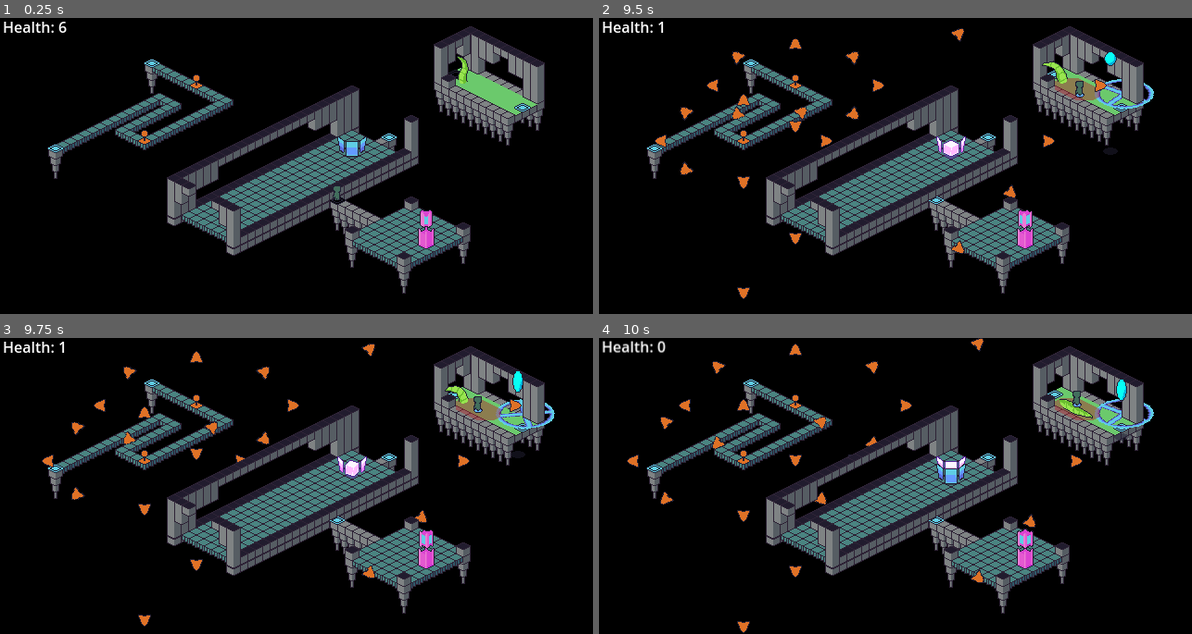
Above: before the commit, frames 1-4 (two rows, left to right).
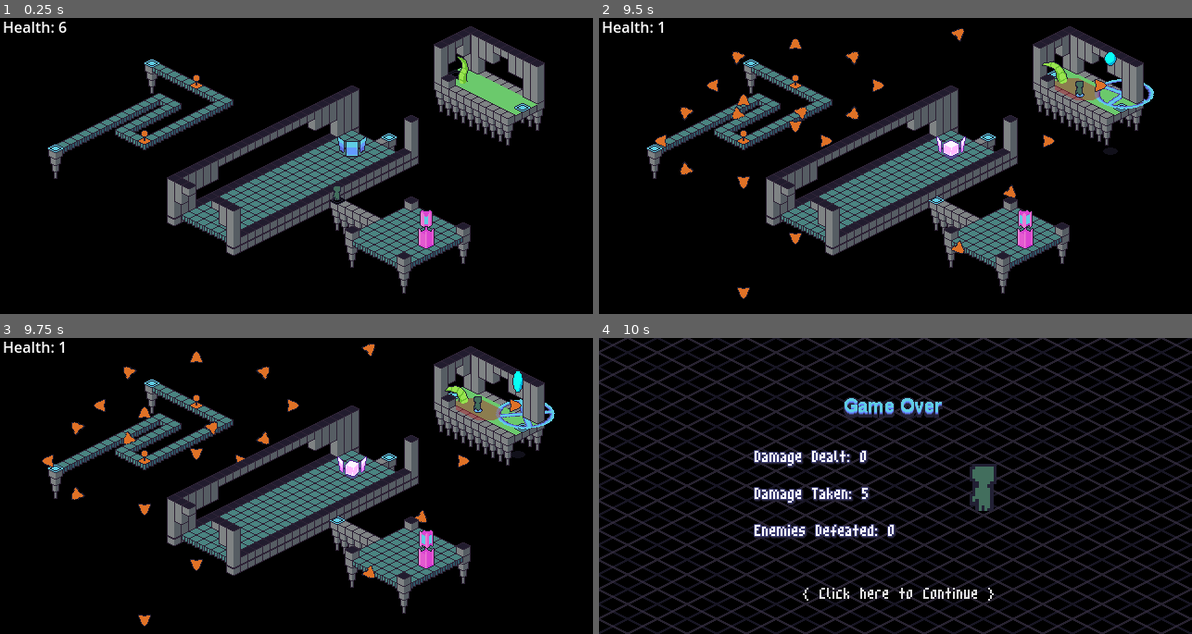
Above: after the commit, the same moments.

Repository: Boxypluto/Isometric-Rougelike
Game: Godot game, scene res://Scenes/Areas/Area 3/Spread.tscn
Two runs of this game, one before a commit and one after it. Both use one fixed random seed, a clock stepped at 60 frames per second and the inputs below. This scene is started directly instead of the project's main scene.
Inputs (mouse positions are in pixels of both pictures, inside the frame that each line leads up to):
- Up to frame 1 (0.25 s): no input
- Up to frame 2 (9.5 s): move the mouse to (1025, 151) at 0.52 s; press the mouse at (1025, 151) at 0.53 s; hold Right (Right) 0.53-1.28 s; move the mouse to (776, 180) at 1.27 s; release the mouse at (776, 180) at 1.28 s; hold Down (Down) 1.28-2.03 s; tap Shift (Dash) every 1.5 s from 1.35 to 8.85 s; move the mouse to (954, 100) at 2.02 s; press the mouse at (954, 100) at 2.03 s; hold Right (Right) 2.03-2.78 s; move the mouse to (865, 225) at 2.77 s; release the mouse at (865, 225) at 2.78 s; hold Up (Up) 2.78-3.53 s; move the mouse to (1073, 210) at 3.52 s; press the mouse at (1073, 210) at 3.53 s; hold Left (Left) 3.53-5.03 s; move the mouse to (717, 121) at 4.27 s; release the mouse at (717, 121) at 4.28 s; move the mouse to (925, 166) at 5.02 s; press the mouse at (925, 166) at 5.03 s; hold Down (Down) 5.03-5.78 s; move the mouse to (806, 92) at 5.77 s; release the mouse at (806, 92) at 5.78 s; hold Right (Right) 5.78-6.53 s; move the mouse to (1025, 151) at 6.52 s; press the mouse at (1025, 151) at 6.53 s; hold Up (Up) 6.53-7.28 s; move the mouse to (776, 180) at 7.27 s; release the mouse at (776, 180) at 7.28 s; hold Right (Right) 7.28-8.03 s; move the mouse to (954, 100) at 8.02 s; press the mouse at (954, 100) at 8.03 s; hold Down (Down) 8.03-8.78 s; move the mouse to (865, 225) at 8.77 s; release the mouse at (865, 225) at 8.78 s; hold Left (Left) from 8.78 s (still down)
- Up to frame 3 (9.75 s): move the mouse to (474, 530) at 9.52 s; release Left (Left) at 9.53 s; press the mouse at (474, 530) at 9.53 s; hold Up (Up) from 9.53 s (still down)
- Up to frame 4 (10 s): keep holding Up (Up)

Frames 1-3 are identical in both runs. In frame 4, 44% of the frame differs, in the area x 0-100%, y 0-100%.

Commit message:
Game End Screen and Statistics Finished

Diff:
--- a/Classes/Enemy.gd
+++ b/Classes/Enemy.gd
@@ -20,6 +20,7 @@
 	material = FLASH_MAT.duplicate()
 
 func OnDeath():
+	GameManager.EnemiesDefeated += 1
 	if RoomNode:
 		RoomNode.EnemiesDict.erase(IndexInEnemyDict)
 
--- a/GameManager.gd
+++ b/GameManager.gd
@@ -1,6 +1,15 @@
 extends Node
 
 var DEBUG_MODE = true
+
+# Statistics
+var DamageDealt : int = 0
+var DamageTaken : int = 0
+var EnemiesDefeated : int = 0
+
+const LOBBY = preload("res://Scenes/Lobby.tscn")
+
+const GAME_END = preload("res://Scenes/Menus/Game End Menu/Game End.tscn")
 
 var TestingRooms : Array = [
 	preload("res://Scenes/Rooms/Room 1.tscn"),
@@ -109,23 +118,41 @@
 func ProgressRooms(scene_to_remove = null):
 
 	if not CurrentAreaIndex < 2:
-		print("CONGRADULATIONS YOU FOUND ALL 7 NOTEBOOKS!!!!!!!!!!!!!!!!!!!!?!?!")
-	if CurrentRoomIndex == len(WorldDictionary.values()[CurrentAreaIndex]) - 1:
-		CurrentAreaIndex += 1
-		CurrentRoomIndex = 0
-		MusicPlayer.stream = AreaMusicList[CurrentAreaIndex]
-		MusicPlayer.play()
+		EndGame(scene_to_remove, true)
+
 	else:
-		CurrentRoomIndex += 1
+		if CurrentRoomIndex == len(WorldDictionary.values()[CurrentAreaIndex]) - 1:
+			CurrentAreaIndex += 1
+			CurrentRoomIndex = 0
+			MusicPlayer.stream = AreaMusicList[CurrentAreaIndex]
+			MusicPlayer.play()
+		else:
+			CurrentRoomIndex += 1
 
-	if CurrentRoomIndex == AreaLevelCount:
-			if CurrentAreaIndex == 0:
-				MusicPlayer.stream = WEED_OF_LIFE
-				MusicPlayer.play()
+		if CurrentRoomIndex == AreaLevelCount:
+				if CurrentAreaIndex == 0:
+					MusicPlayer.stream = WEED_OF_LIFE
+					MusicPlayer.play()
 
-	var room = WorldDictionary.values()[CurrentAreaIndex][CurrentRoomIndex].instantiate()
-	get_tree().root.add_child(room)
-	CurrentRoomScene = room
+		var room = WorldDictionary.values()[CurrentAreaIndex][CurrentRoomIndex].instantiate()
+		get_tree().root.add_child(room)
+		CurrentRoomScene = room
+
+		if scene_to_remove is Node:
+			scene_to_remove.queue_free()
+
+func ResetGame(scene_to_remove = null):
+	var lobby = LOBBY.instantiate()
+	get_tree().root.add_child(lobby)
+	if scene_to_remove is Node:
+		scene_to_remove.queue_free()
+
+func EndGame(scene_to_remove = null, Won : bool = false):
+
+	var GameEnd = GAME_END.instantiate()
+	GameEnd.position = Vector2(0, 0)
+	get_tree().root.add_child(GameEnd)
+	GameEnd.enter(Won)
 
 	if scene_to_remove is Node:
 		scene_to_remove.queue_free()
--- a/Player/Player.gd
+++ b/Player/Player.gd
@@ -9,6 +9,9 @@
 
 # Frames, counts the physics frames
 var frames : int
+
+# Main Node
+@onready var room = $"../.."
 
 # Audio Players
 @onready var hit : AudioStreamPlayer2D = $Hit
@@ -130,6 +133,7 @@
 	print("Player took " + str(damage) + "!")
 	health.DealDamage(damage)
 	deep_hit.play()
+	GameManager.DamageTaken += damage
 
 func SlashAnimationFinished():
 	if slash.animation == "Slash":
@@ -140,3 +144,7 @@
 
 func SuccessfulHit():
 	hit.play()
+	GameManager.DamageDealt += 1
+
+func OnHealthZero():
+	GameManager.EndGame(room, false)
--- a/Player/Player.tscn
+++ b/Player/Player.tscn
@@ -132,6 +132,7 @@
 
 [connection signal="Hit" from="HurtBoxComponent" to="." method="PlayerIsHit"]
 [connection signal="Hit" from="BigHurtBoxComponent" to="." method="PlayerIsHit"]
+[connection signal="HealthReachedZero" from="HealthComponent" to="." method="OnHealthZero"]
 [connection signal="animation_finished" from="Slash" to="." method="SlashAnimationFinished"]
 [connection signal="Success" from="Slash/DamagingAreaComponent" to="." method="SuccessfulHit"]
 [connection signal="area_entered" from="Slash/DamagingAreaComponent" to="Slash/DamagingAreaComponent" method="AreaEntered"]
--- /dev/null
+++ b/Scenes/Menus/Game End Menu/Game End.gd
@@ -0,0 +1,28 @@
+extends Control
+
+@onready var game_over = $"Game Over"
+@onready var congradulations = $Congradulations
+
+@onready var damage_dealt = $"Damage Dealt"
+@onready var damage_taken = $"Damage Taken"
+@onready var enemies_defeated = $"Enemies Defeated"
+
+func enter(GameWon : bool):
+	if GameWon:
+		game_over.visible = false
+		congradulations.visible = true
+	else:
+		game_over.visible = true
+		congradulations.visible = false
+
+	damage_dealt.text = "Damage Dealt: " + str(GameManager.DamageDealt)
+	damage_taken.text = "Damage Taken: " + str(GameManager.DamageTaken)
+	enemies_defeated.text = "Enemies Defeated: " + str(GameManager.EnemiesDefeated)
+
+func ContinueButtonPressed():
+
+	GameManager.DamageDealt = 0
+	GameManager.DamageTaken = 0
+	GameManager.EnemiesDefeated = 0
+
+	GameManager.ResetGame(self)
--- /dev/null
+++ b/Scenes/Menus/Game End Menu/Game End.tscn
@@ -0,0 +1,129 @@
+[gd_scene load_steps=12 format=3 uid="uid://kcdpay3p07vl"]
+
+[ext_resource type="Texture2D" uid="uid://dl2jciocvmcox" path="res://Scenes/Menus/Game End Menu/Game Over.png" id="1_7to8g"]
+[ext_resource type="Material" uid="uid://btkls1gwsekl0" path="res://Scenes/Menus/Game End Menu/ScrollingShader.tres" id="1_a2aed"]
+[ext_resource type="Texture2D" uid="uid://dgly7pqmlwjh0" path="res://Scenes/Menus/Game End Menu/Final Screen Tiles.png" id="1_athdb"]
+[ext_resource type="Script" path="res://Scenes/Menus/Game End Menu/Game End.gd" id="1_jk4sx"]
+[ext_resource type="Texture2D" uid="uid://pwyuvlns3h4s" path="res://Scenes/Menus/Game End Menu/Congradulations.png" id="2_73yl3"]
+[ext_resource type="Shader" path="res://Scenes/Menus/Game End Menu/ScrollingShader.gdshader" id="3_6rjvu"]
+[ext_resource type="LabelSettings" uid="uid://imvch3hmqhfa" path="res://Scenes/Menus/Game End Menu/Text.tres" id="6_6evc8"]
+[ext_resource type="Texture2D" uid="uid://ucysq7b4l6oo" path="res://Player/PlayerPlaceholder.png" id="7_yon7s"]
+[ext_resource type="FontFile" uid="uid://dya3051urfn01" path="res://Fonts/m3x6.ttf" id="8_yycw0"]
+
+[sub_resource type="ShaderMaterial" id="ShaderMaterial_smqmw"]
+shader = ExtResource("3_6rjvu")
+shader_parameter/XSpeed = -0.2
+shader_parameter/YSpeed = -0.4
+shader_parameter/ColorChoice = Vector4(0.227, 0.195, 0.277, 0.3)
+
+[sub_resource type="Theme" id="Theme_rpa65"]
+default_font = ExtResource("8_yycw0")
+default_font_size = 32
+
+[node name="GameEnd" type="Control"]
+texture_filter = 1
+layout_mode = 3
+anchors_preset = 15
+anchor_right = 1.0
+anchor_bottom = 1.0
+grow_horizontal = 2
+grow_vertical = 2
+script = ExtResource("1_jk4sx")
+
+[node name="Back" type="ColorRect" parent="."]
+layout_mode = 0
+offset_left = -8.0
+offset_top = -8.0
+offset_right = 640.0
+offset_bottom = 336.0
+color = Color(0, 0, 0, 1)
+
+[node name="Tiles 1" type="TextureRect" parent="."]
+modulate = Color(0.133333, 0.12549, 0.203922, 1)
+material = ExtResource("1_a2aed")
+layout_mode = 0
+offset_left = -32.0
+offset_top = -16.0
+offset_right = 688.0
+offset_bottom = 368.0
+texture = ExtResource("1_athdb")
+stretch_mode = 1
+
+[node name="Tiles 2" type="TextureRect" parent="."]
+modulate = Color(0.227451, 0.196078, 0.278431, 1)
+material = SubResource("ShaderMaterial_smqmw")
+offset_left = -32.0
+offset_top = -32.0
+offset_right = 688.0
+offset_bottom = 352.0
+texture = ExtResource("1_athdb")
+stretch_mode = 1
+
+[node name="Game Over" type="TextureRect" parent="."]
+visible = false
+layout_mode = 0
+offset_left = 264.0
+offset_top = 64.0
+offset_right = 371.0
+offset_bottom = 86.0
+texture = ExtResource("1_7to8g")
+stretch_mode = 2
+
+[node name="Congradulations" type="TextureRect" parent="."]
+offset_left = 240.0
+offset_top = 64.0
+offset_right = 404.0
+offset_bottom = 90.0
+texture = ExtResource("2_73yl3")
+stretch_mode = 2
+
+[node name="Damage Dealt" type="Label" parent="."]
+texture_filter = 1
+layout_mode = 0
+offset_left = 168.0
+offset_top = 112.0
+offset_right = 298.0
+offset_bottom = 138.0
+text = "Damage Dealt: 48"
+label_settings = ExtResource("6_6evc8")
+
+[node name="Damage Taken" type="Label" parent="."]
+texture_filter = 1
+offset_left = 168.0
+offset_top = 152.0
+offset_right = 298.0
+offset_bottom = 178.0
+text = "Damage Taken: 12
+"
+label_settings = ExtResource("6_6evc8")
+
+[node name="Enemies Defeated" type="Label" parent="."]
+texture_filter = 1
+offset_left = 168.0
+offset_top = 192.0
+offset_right = 298.0
+offset_bottom = 218.0
+text = "Enemies Defeated: 5
+"
+label_settings = ExtResource("6_6evc8")
+
+[node name="Player" type="TextureRect" parent="."]
+layout_mode = 0
+offset_left = 400.0
+offset_top = 136.0
+offset_right = 432.0
+offset_bottom = 187.0
+texture = ExtResource("7_yon7s")
+
+[node name="Continue" type="Button" parent="."]
+layout_mode = 0
+offset_left = 216.0
+offset_top = 256.0
+offset_right = 432.0
+offset_bottom = 290.0
+theme = SubResource("Theme_rpa65")
+theme_type_variation = &"FlatButton"
+text = "{ Click here to Continue }"
+flat = true
+
+[connection signal="button_down" from="Continue" to="." method="ContinueButtonPressed"]
--- /dev/null
+++ b/Scenes/Menus/Game End Menu/ScrollingShader.gdshader
@@ -0,0 +1,14 @@
+shader_type canvas_item;
+
+uniform float XSpeed;
+uniform float YSpeed;
+uniform vec4 ColorChoice;
+
+void fragment(){
+	vec2 newuv = UV;
+	newuv.x += TIME * XSpeed;
+	newuv.y += TIME * YSpeed;
+	vec4 c = texture(TEXTURE, newuv);
+	vec4 col = vec4(ColorChoice.x, ColorChoice.y, ColorChoice.z, clamp(c.a-ColorChoice.w, 0, 1));
+	COLOR = col;
+}
--- /dev/null
+++ b/Scenes/Menus/Game End Menu/ScrollingShader.tres
@@ -0,0 +1,9 @@
+[gd_resource type="ShaderMaterial" load_steps=2 format=3 uid="uid://btkls1gwsekl0"]
+
+[ext_resource type="Shader" path="res://Scenes/Menus/Game End Menu/ScrollingShader.gdshader" id="1_n55oj"]
+
+[resource]
+shader = ExtResource("1_n55oj")
+shader_parameter/XSpeed = 0.4
+shader_parameter/YSpeed = 0.5
+shader_parameter/ColorChoice = Vector4(0.133, 0.125, 0.203, 0.3)
--- /dev/null
+++ b/Scenes/Menus/Game End Menu/Text.tres
@@ -0,0 +1,11 @@
+[gd_resource type="LabelSettings" load_steps=2 format=3 uid="uid://imvch3hmqhfa"]
+
+[ext_resource type="FontFile" uid="uid://dya3051urfn01" path="res://Fonts/m3x6.ttf" id="1_mp1mr"]
+
+[resource]
+font = ExtResource("1_mp1mr")
+font_size = 32
+outline_size = 4
+outline_color = Color(0.247059, 0.247059, 0.454902, 1)
+shadow_size = 6
+shadow_color = Color(0.133333, 0.12549, 0.203922, 1)
Binary file added: Fonts/m3x6.ttf
Not shown, added: Fonts/m3x6.ttf.import
Binary file added: Scenes/Menus/Game End Menu/Congradulations.aseprite
Binary file added: Scenes/Menus/Game End Menu/Congradulations.png
Not shown, added: Scenes/Menus/Game End Menu/Congradulations.png.import
Binary file added: Scenes/Menus/Game End Menu/Final Screen Tiles.aseprite
Binary file added: Scenes/Menus/Game End Menu/Final Screen Tiles.png
Not shown, added: Scenes/Menus/Game End Menu/Final Screen Tiles.png.import
Binary file added: Scenes/Menus/Game End Menu/Game Over.aseprite
Binary file added: Scenes/Menus/Game End Menu/Game Over.png
Not shown, added: Scenes/Menus/Game End Menu/Game Over.png.import
